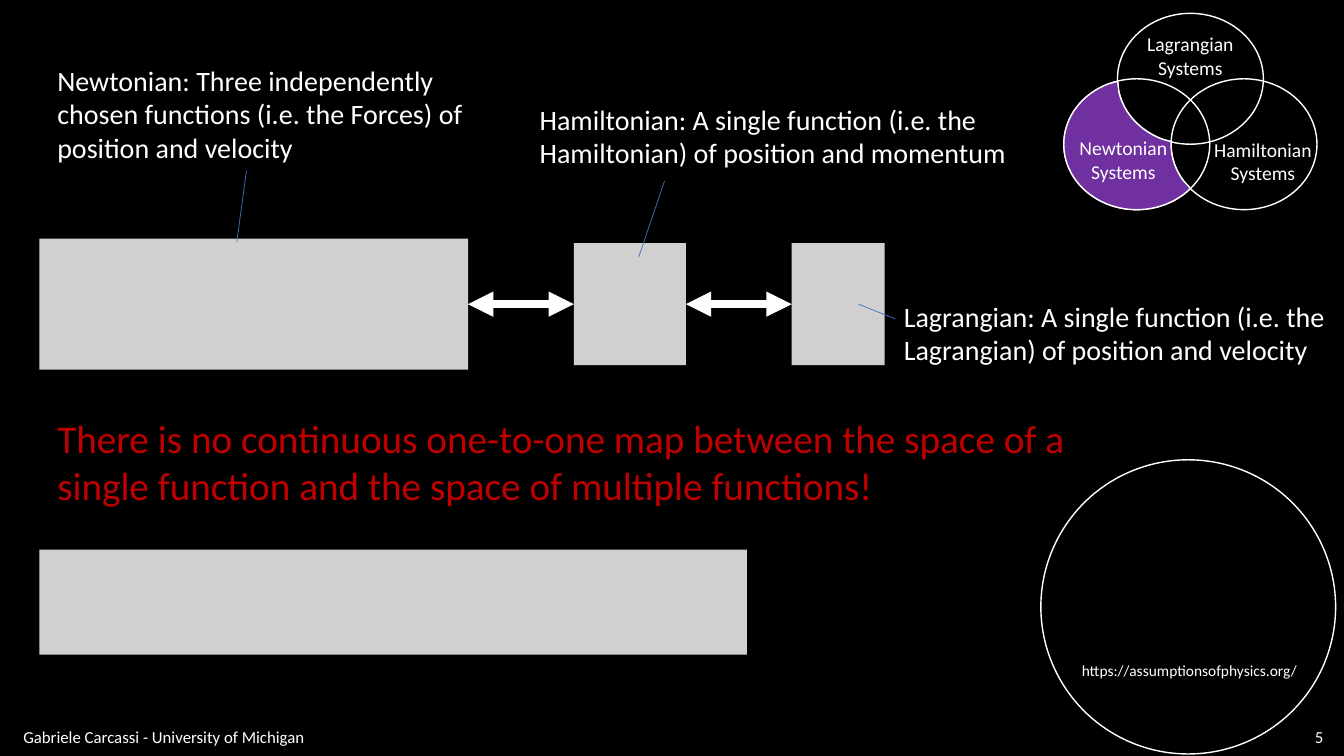
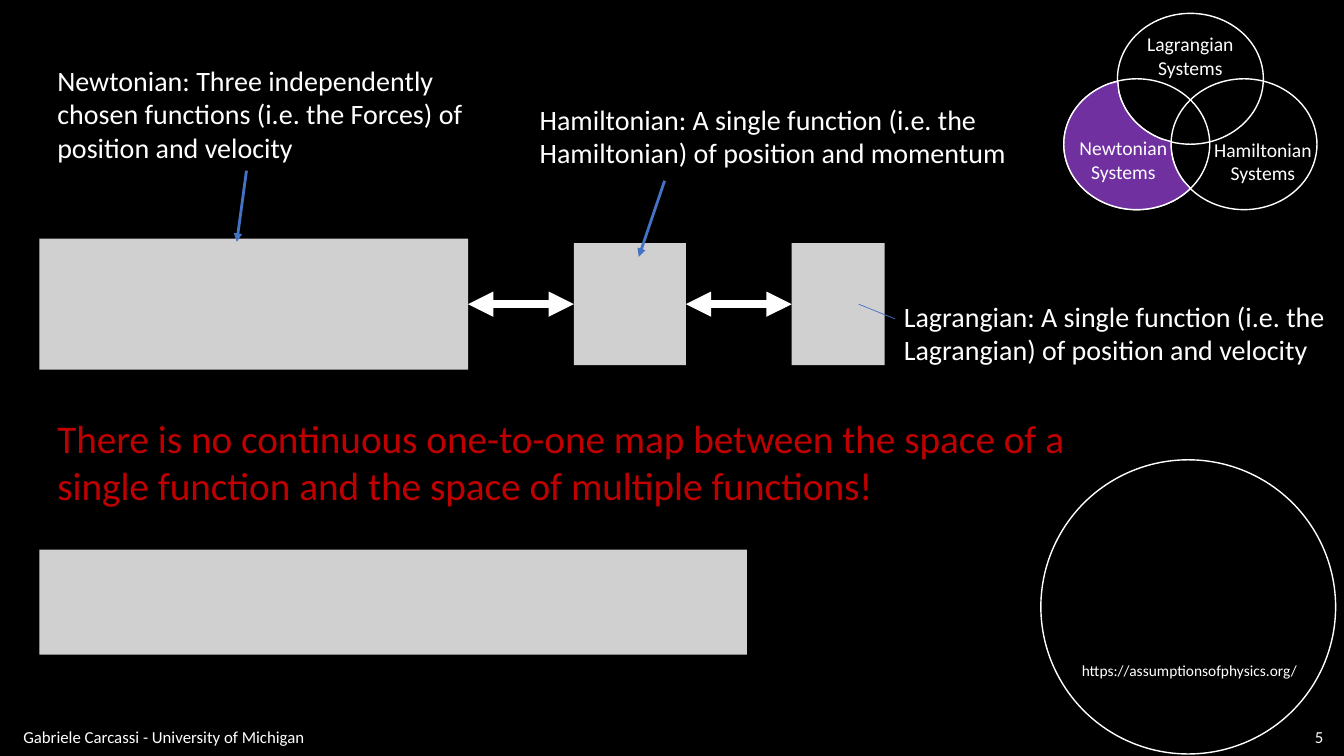
Before and after one commit to assumptionsofphysics/slides, a slide deck: slide 5 of BookCompanions-v2/RP-Class-1.pptx. Drawn at 1344x756 pixels with LibreOffice and Linux fonts; fonts in the diff are those of the drawing; grey boxes stand for pictures; background and template pictures are left out. Boxes give left, top, right and bottom in pixels: in the first picture for what was removed or moved away, otherwise in the second. Text is boxed around its words. In the diff, an @@ line names an element or a change of style, - is before the commit and + after.

```diff
--- a/BookCompanions-v2/RP-Class-1.pptx
+++ b/BookCompanions-v2/RP-Class-1.pptx
@@ line (247, 170) - (237, 242): line to arrow; stroke #4472C4 0.5 pt to #4472C4 2 pt @@
@@ line (664, 180) - (639, 257): line to arrow; stroke #4472C4 0.5 pt to #4472C4 2 pt @@
```
Also in this commit, not shown: 9 other slides changed, 1 slide added, 2 slides removed, 1 other file.
